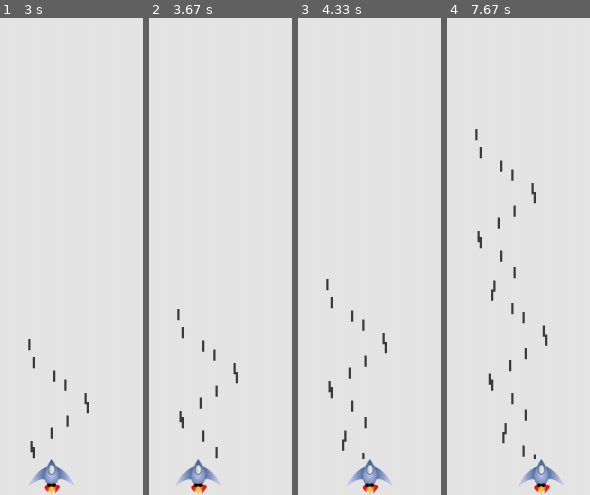
Above: before the commit, frames 1-4 (left to right).
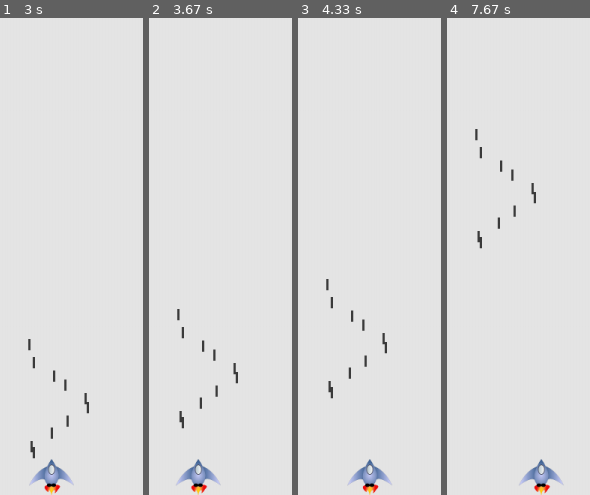
Above: after the commit, the same moments.

Repository: Ihtml/Pygame
Game: pygame game, started from alien_invasion/alien_invasion.py
Same seed, same stepped clock (60 frames per second), same inputs: the game is played once before the commit and once after it.
Inputs:
- Up to frame 1 (3 s): tap Space at 0.33, 0.73, 1.03, 1.23, 1.53, 1.73, 2.03, 2.3, 2.6, 2.73 s; hold Right 0.67-1.13 s; hold Right 1.17-1.63 s; hold Left 1.67-2.2 s; hold Left 2.23-2.63 s; hold Right from 2.67 s (still down)
- Up to frame 2 (3.67 s): tap Space at 3.03, 3.4 s; release Right at 3.3 s; hold Left from 3.33 s (still down)
- Up to frame 3 (4.33 s): tap Space at 3.7, 3.9, 4.2 s; release Left at 3.8 s; hold Right 3.83-4.3 s
- Up to frame 4 (7.67 s): hold Right 4.33-4.8 s; tap Space at 4.4, 4.7, 4.9, 5.2, 5.47, 5.77, 5.9, 6.2, 6.57, 6.87, 7.07, 7.37, 7.57 s; hold Left 4.83-5.37 s; hold Left 5.4-5.8 s; hold Right 5.83-6.47 s; hold Left 6.5-6.97 s; hold Right 7-7.47 s; hold Right from 7.5 s (still down)

Frame 1 is identical in both runs. In frame 2, 0.1% of the frame differs, in the area x 37-49%, y 86-93%; in frame 3, 0.2%; in frame 4, 0.9%, in the area x 28-71%, y 48-93%.

Commit message:
optimize

Diff:
--- a/alien_invasion/alien_invasion.py
+++ b/alien_invasion/alien_invasion.py
@@ -27,6 +27,12 @@
         gf.check_events(ai_settings, screen, ship, bullets)
         ship.update()
         bullets.update()
+
+        # 删除已消失的子弹
+        for bullet in bullets.copy():
+            if bullet.rect.bottom <= 0:
+                bullets.remove(bullet)
+
         gf.update_screen(ai_settings, screen, ship, bullets)
 
 run_game()
--- a/alien_invasion/game_functions.py
+++ b/alien_invasion/game_functions.py
@@ -15,8 +15,9 @@
         ship.moving_left = True
     elif event.key == pygame.K_SPACE:
         # 创建一颗子弹， 并将其加入到编组bullets中
-        new_bullet = Bullet(ai_settings, screen, ship)
-        bullets.add(new_bullet)
+        if len(bullets) < ai_settings.bullets_allowed:
+            new_bullet = Bullet(ai_settings, screen, ship)
+            bullets.add(new_bullet)
 
 def check_keyup_events(event, ship):
     # 响应松开
--- a/alien_invasion/settings.py
+++ b/alien_invasion/settings.py
@@ -11,7 +11,9 @@
         # 飞船的设置
         self.ship_speed_factor = 1.5
 
+        # 子弹的设置
         self.bullet_speed_factor = 1
         self.bullet_width = 3
         self.bullet_height = 15
         self.bullet_color = (60, 60, 60)
+        self.bullets_allowed = 10
